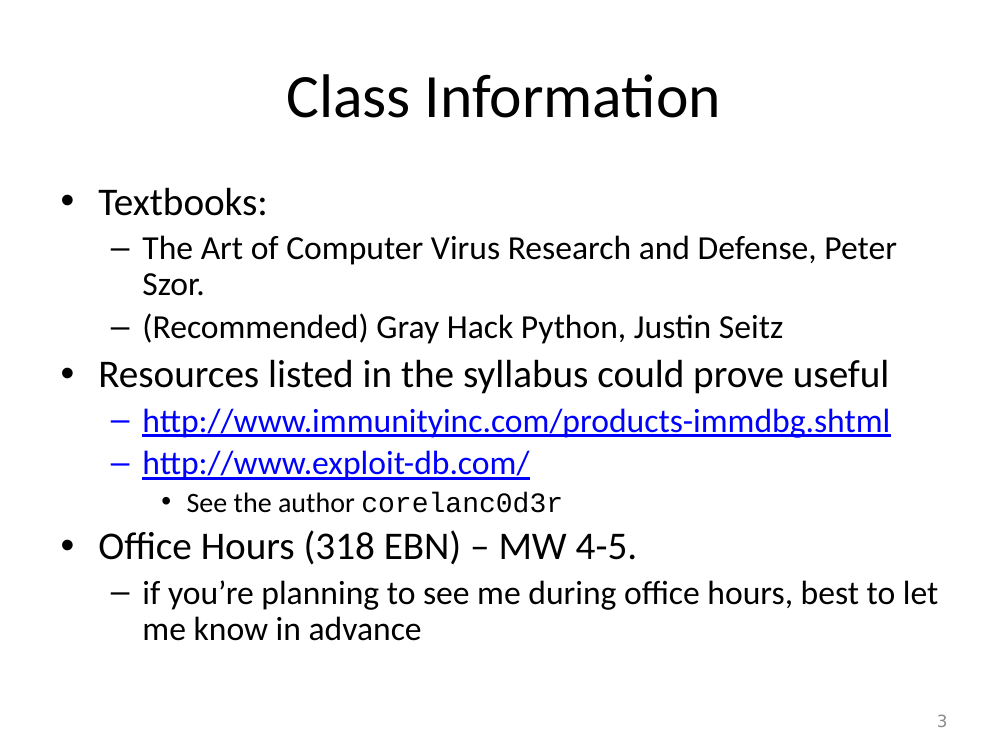
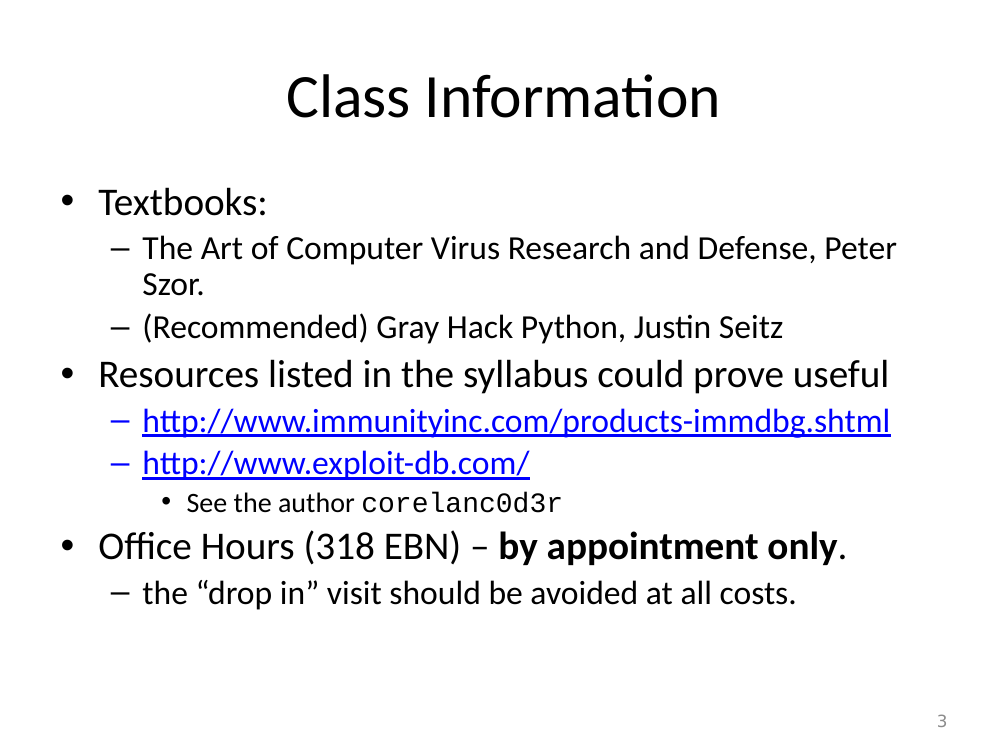
Before and after one commit to harrisonwl/harrisonwl.github.io, a slide deck: slide 3 of assets/courses/malware/spring2017/slides/week01/Intro.pptx. Drawn at 1008x756 pixels with LibreOffice and Linux fonts; fonts in the diff are those of the drawing; background and template pictures are left out. Boxes give left, top, right and bottom in pixels: in the first picture for what was removed or moved away, otherwise in the second. Text is boxed around its words. In the diff, an @@ line names an element or a change of style, - is before the commit and + after.

```diff
--- a/assets/courses/malware/spring2017/slides/week01/Intro.pptx
+++ b/assets/courses/malware/spring2017/slides/week01/Intro.pptx
@@ text at (x1=98, y1=530, x2=847, y2=610): text changed @@
-• Office Hours (318 EBN) – MW 4-5.
-  – if you’re planning to see me during office hours, best to let me know in advance
+• Office Hours (318 EBN) – by appointment only.
+  – the “drop in” visit should be avoided at all costs.
```
Also in this commit, not shown: 1 other slide changed, 6 other files.
